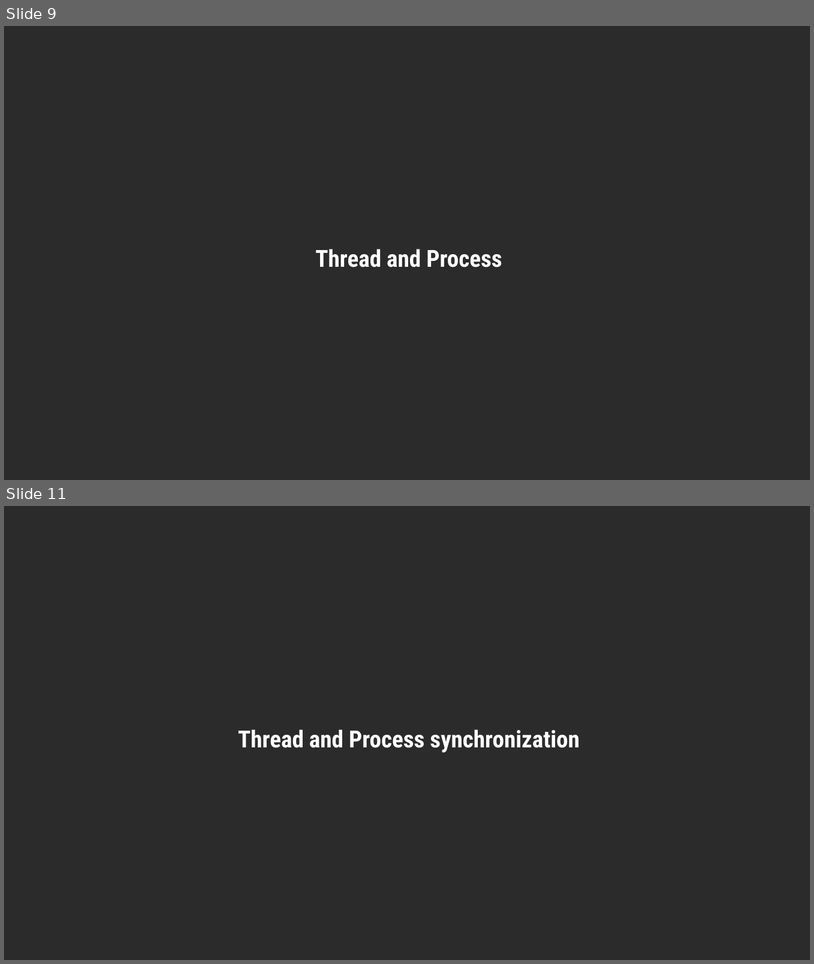
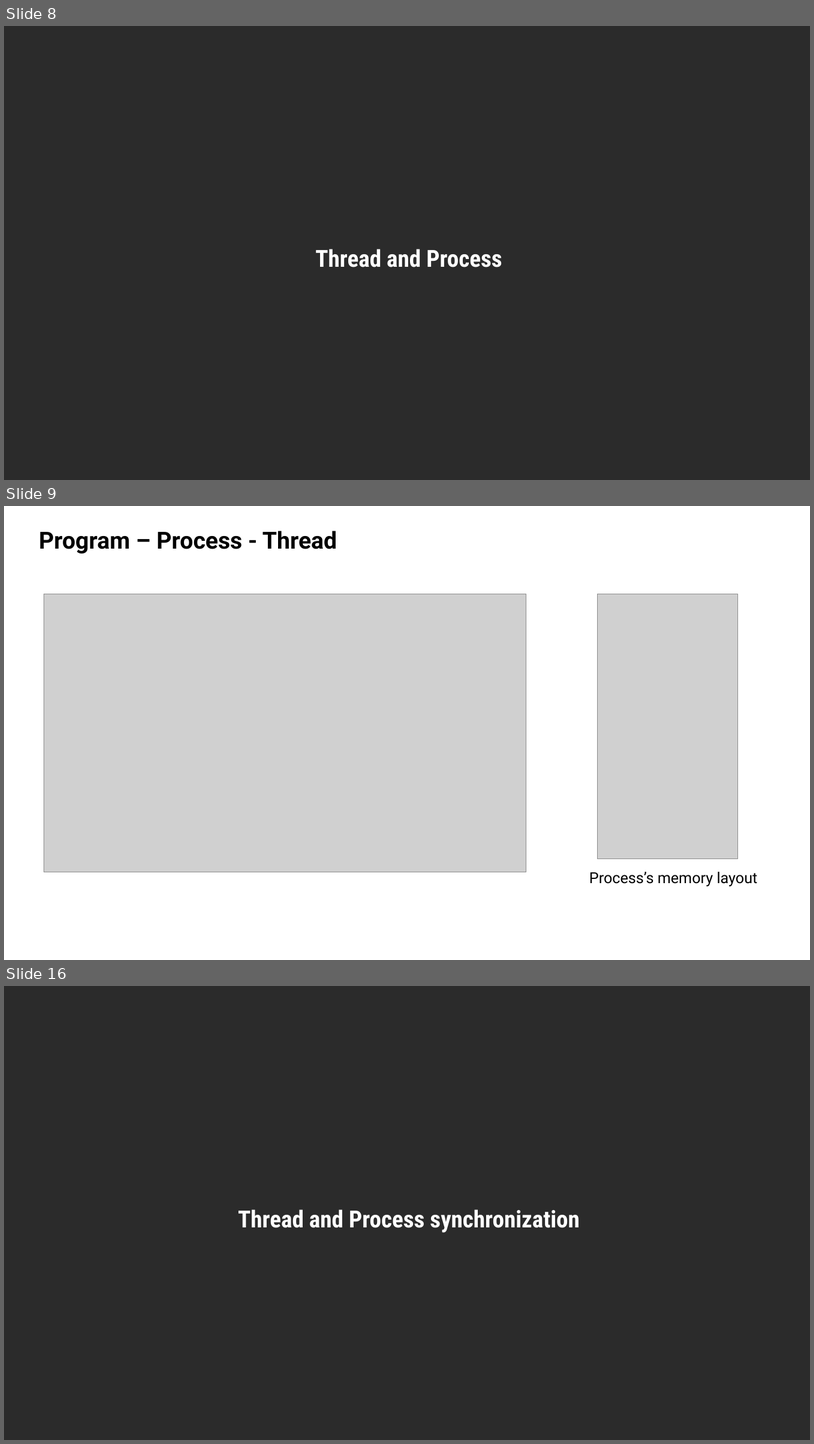
Before and after one commit to cuongnv99sc/OS_overview, a slide deck: doc/OS_overview.pptx. Shown one above the other, each under a label of ours: slides 9 and 11 before the commit, slides 8, 9 and 16 after it; the slides between them are not shown. The pictures are 814x964 and 814x1444 pixels, drawn with LibreOffice and Linux fonts; fonts in the diff are those of the drawing; grey boxes stand for pictures; background and template pictures are left out; a plain dark background stands for a picture behind light text. Boxes give left, top, right and bottom in pixels: in the first picture for what was removed or moved away, otherwise in the second. Text is boxed around its words. In the diff, an @@ line names an element or a change of style, - is before the commit and + after.

```diff
--- a/doc/OS_overview.pptx
+++ b/doc/OS_overview.pptx
@@ slide 9 added at <box>4,506,810,960</box>, background #FFFFFF @@
@@ title added at <box>39,531,337,553</box>, 28 pt, text #000000, bold @@
+Program – Process - Thread
@@ picture added at <box>44,594,527,872</box> @@
@@ picture added at <box>598,594,738,859</box> @@
@@ text added at <box>590,871,758,886</box>, 18 pt, text #000000 @@
+Process’s memory layout
@@ what was slide 9 is now slide 8 @@
@@ what was slide 11 is now slide 16 @@
```
Also in this commit, not shown: 2 slides changed, 8 other slides added, 20 slides removed, 1 other file.
